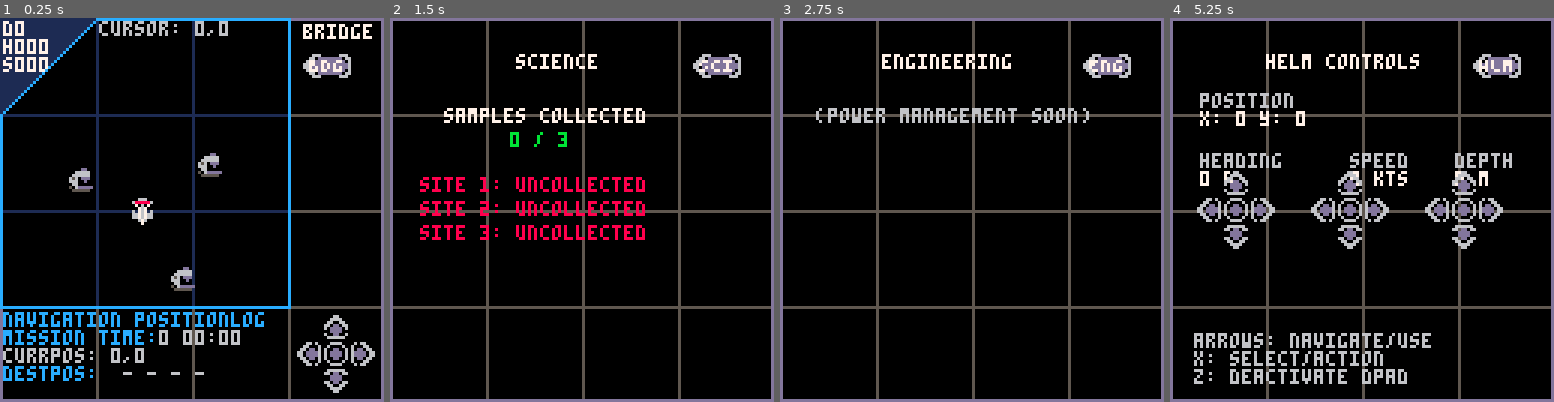
Above: before the commit, frames 1-4 (left to right).
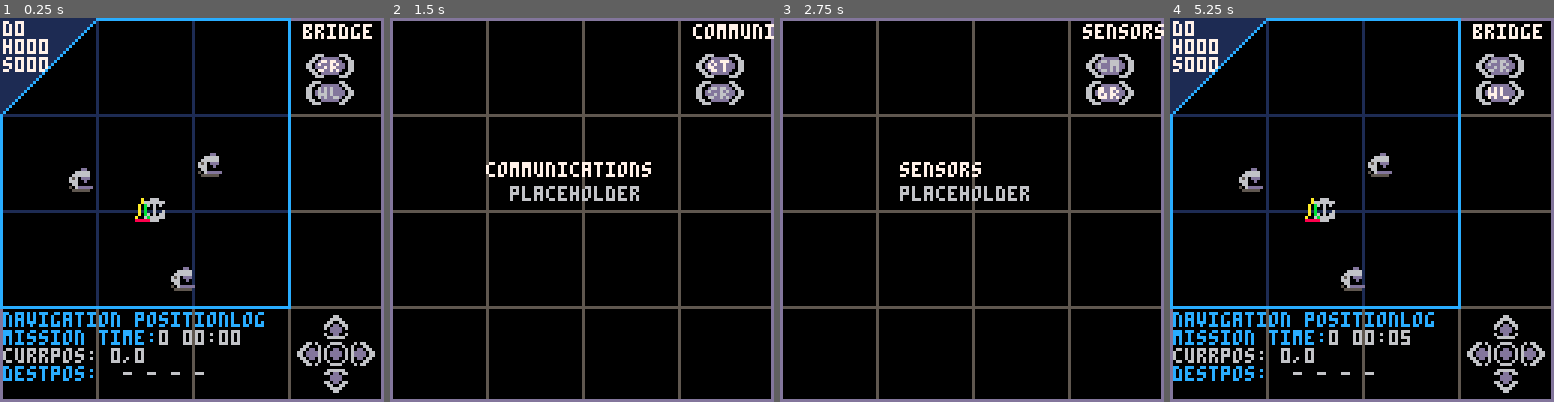
Above: after the commit, the same moments.

Repository: NickWest27/AquaNovaPico
Game: PICO-8 cartridge aquanova.p8
Two runs of this game, one before a commit and one after it. Both use one fixed random seed, a clock stepped at 60 frames per second and the inputs below.
Inputs:
- Up to frame 1 (0.25 s): no input
- Up to frame 2 (1.5 s): tap X (X key) at 0.33, 1.07 s; tap O (Z key) at 0.7 s
- Up to frame 3 (2.75 s): hold Right 1.6-2.1 s; tap O (Z key) at 1.7, 2.1, 2.5 s; tap X (X key) at 1.85 s; hold Up 2.15-2.42 s; hold Right from 2.47 s (still down)
- Up to frame 4 (5.25 s): tap O (Z key) every 0.4 s from 2.9 to 4.9 s; tap X (X key) at 2.97, 4.08, 5.2 s; release Right at 3.03 s; hold Left 3.08-3.58 s; hold Down 3.63-3.97 s; hold Right 4.02-4.68 s; hold Up 4.73-5.03 s; hold Left from 5.08 s (still down)

The runs differ from the first frame. In frame 1, 1.7% of the frame differs, in the area x 25-93%, y 0-54%; in frame 2, 6.6%; in frame 3, 4.2%; in frame 4, 22%, in the area x 0-98%, y 0-98%.

Commit message:
Implement multi-waypoint navigation system with bearing display
- Replace single waypoint with array-based waypoint system
- Add sequential waypoint navigation (auto-advance on arrival)
- Draw dashed yellow route lines connecting waypoints
- Display waypoint markers with numbers on bridge map
- Implement right-side info bar showing bearing/distance for first 3 waypoints
- Fix coordinate system for proper bearing calculations (atan2 with 180° offset)
- Fix waypoint heading bug by negating dy in atan2 calculation
- Update currpos/destpos display to show active waypoint
- Move port location to (100,0) for better ownship visibility
- Redraw submarine as colored triangle (cyan/yellow/red sides)

The bearing calculation required extensive debugging due to PICO-8's
inverted Y-axis and coordinate system quirks. Final formula uses
atan2(-dy, dx) * 360 + 180 to correctly convert world coordinates
to navigational bearings (0°=north, 90°=east, etc.).

Diff:
--- a/aquanova.p8
+++ b/aquanova.p8
@@ -4,14 +4,18 @@
 -- aqua nova pico
 -- submarine strategy game
 
+-- =====================================================================
 -- === game state ===
+-- =====================================================================
 station = "bridge"
-station_index = 1
+station_index = 3
 stations = {
+  "communications",
+  "sensors",
   "bridge",
   "helm",
+  "engineering",
   "science",
-  "engineering",
   "quarters"
 }
 
@@ -83,19 +87,19 @@
 collection_range = 5  -- units within which to collect
 
 -- waypoint system
-waypoint = {
-  x = 0,
-  y = 0,
-  active = false
-}
+-- waypoint 0 = ownship present position (implicit)
+-- waypoint 1, 2, 3... = user-defined waypoints
+waypoints = {}
+active_waypoint_index = 0  -- 0 = no active route, 1+ = navigating to waypoint N
 
 -- cursor for bridge map (screen coordinates)
 cursor = {
   x = 47,  -- start at submarine position
   y = 64
 }
-
+-- =====================================================================
 -- === initialization ===
+-- =====================================================================
 function _init()
   -- resources initialized above
   setup_station_buttons()
@@ -103,20 +107,31 @@
 
 function setup_station_buttons()
   -- setup buttons based on current station
+  local prev_selected = selected_button
   ui_buttons = {}
-  selected_button = 1
   input_mode = "navigate"
 
-  if station == "helm" then
-    setup_helm_buttons()
+  if station == "communications" then
+    setup_comm_buttons()
+  elseif station == "sensors" then
+    setup_sensors_buttons()
   elseif station == "bridge" then
     setup_bridge_buttons()
+  elseif station == "helm" then
+    setup_helm_buttons()
+  elseif station == "engineering" then
+    setup_engineering_buttons()
   elseif station == "science" then
     setup_science_buttons()
-  elseif station == "engineering" then
-    setup_engineering_buttons()
   elseif station == "quarters" then
     setup_quarters_buttons()
+  end
+
+  -- validate and restore selection
+  if prev_selected < 1 or prev_selected > #ui_buttons then
+    selected_button = 1
+  else
+    selected_button = prev_selected
   end
 end
 
@@ -216,131 +231,152 @@
   end
 end
 
--- === button setup functions ===
-function setup_helm_buttons()
+-- === button helper functions ===
+function button(btn_type, x, y, on_press, label_normal, color_normal, label_selected, color_selected)
   add(ui_buttons, {
-    type = "left_big",
-    x = 101, y = 12,
-    label = "HLM",
-    on_press = cycle_station
+    type = btn_type,
+    x = x,
+    y = y,
+    on_press = on_press,
+    label = label_normal,
+    label_normal = label_normal,
+    label_selected = label_selected,
+    color_normal = color_normal,
+    color_selected = color_selected
   })
-
+end
+
+function dpad(x, y, callbacks)
   add(ui_buttons, {
     type = "dpad",
-    x = 18, y = 60,
+    x = x,
+    y = y,
+    label = callbacks.label or "",
+    on_left = callbacks.left,
+    on_right = callbacks.right,
+    on_up = callbacks.up,
+    on_down = callbacks.down,
+    on_action = callbacks.action
+  })
+end
+
+-- === button setup functions ===
+function setup_comm_buttons()
+  button("left_big", 102, 12, cycle_station_backward, "QT")
+  button("right_big", 102, 21, cycle_station_forward, "SR")
+  -- placeholder for future comm buttons
+end
+
+function setup_sensors_buttons()
+  button("left_big", 102, 12, cycle_station_backward, "CM")
+  button("right_big", 102, 21, cycle_station_forward, "BR")
+  -- placeholder for future sensor buttons
+end
+
+function setup_bridge_buttons()
+  button("left_big", 102, 12, cycle_station_backward, "SR") -- station left
+  button("right_big", 102, 21, cycle_station_forward, "HL") -- station right
+
+  dpad(108, 108, {
+    label = "cursor",
+    left = function()
+      cursor.x -= 5
+      if cursor.x < 0 then cursor.x = 0 end
+    end,
+    right = function()
+      cursor.x += 5
+      if cursor.x > 96 then cursor.x = 96 end
+    end,
+    up = function()
+      cursor.y -= 5
+      if cursor.y < 0 then cursor.y = 0 end
+    end,
+    down = function()
+      cursor.y += 5
+      if cursor.y > 96 then cursor.y = 96 end
+    end,
+    action = function()
+      -- convert screen cursor to world waypoint and add to route
+      local world_x, world_y = screen_to_world(cursor.x, cursor.y)
+      add(waypoints, {x=world_x, y=world_y})
+
+      -- activate navigation if this is first waypoint
+      if active_waypoint_index == 0 then
+        active_waypoint_index = 1
+      end
+    end
+  })
+end
+
+function setup_helm_buttons()
+  button("left_big", 102, 12, cycle_station_backward, "BR")
+  button("right_big", 102, 21, cycle_station_forward, "EN")
+
+  dpad(18, 60, {
     label = "heading",
-    sprite = 0, -- sprite index for dpad
-    on_left = function()
+    left = function()
       sub.heading -= 15
       if sub.heading < 0 then sub.heading += 360 end
     end,
-    on_right = function()
+    right = function()
       sub.heading += 15
       if sub.heading >= 360 then sub.heading -= 360 end
     end
   })
 
-  add(ui_buttons, {
-    type = "dpad",
-    x = 56, y = 60,
+  dpad(56, 60, {
     label = "speed",
-    sprite = 0,
-    on_up = function()
+    up = function()
       sub.speed += 10
       if sub.speed > 160 then sub.speed = 160 end
     end,
-    on_down = function()
+    down = function()
       sub.speed -= 10
       if sub.speed < 0 then sub.speed = 0 end
     end
   })
 
-  add(ui_buttons, {
-    type = "dpad",
-    x = 94, y = 60,
+  dpad(94, 60, {
     label = "depth",
-    sprite = 0,
-    on_up = function()
+    up = function()
       sub.depth -= 50
       if sub.depth < 0 then sub.depth = 0 end
     end,
-    on_down = function()
+    down = function()
       sub.depth += 50
       if sub.depth > 1200 then sub.depth = 1200 end
     end
   })
 end
 
-function setup_bridge_buttons()
-  add(ui_buttons, {
-    type = "left_big",
-    x = 101, y = 12,
-    label = "BDG",
-    on_press = cycle_station
-  })
-
-  add(ui_buttons, {
-    type = "dpad",
-    x = 108, y = 108, -- position of dpad on screen
-    label = "cursor",
-    sprite = 0,
-    on_left = function()
-      cursor.x -= 5
-      if cursor.x < 0 then cursor.x = 0 end
-    end,
-    on_right = function()
-      cursor.x += 5
-      if cursor.x > 96 then cursor.x = 96 end
-    end,
-    on_up = function()
-      cursor.y -= 5
-      if cursor.y < 0 then cursor.y = 0 end
-    end,
-    on_down = function()
-      cursor.y += 5
-      if cursor.y > 96 then cursor.y = 96 end
-    end,
-    on_action = function()
-      -- convert screen cursor to world waypoint
-      local world_x, world_y = screen_to_world(cursor.x, cursor.y)
-      waypoint.x = world_x
-      waypoint.y = world_y
-      waypoint.active = true
-    end
-  })
+function setup_engineering_buttons()
+  button("left_big", 102, 12, cycle_station_backward, "HL")
+  button("right_big", 102, 21, cycle_station_forward, "SC")
 end
 
 function setup_science_buttons()
-  add(ui_buttons, {
-    type = "left_big",
-    x = 101, y = 12,
-    label = "SCI",
-    on_press = cycle_station
-  })
-end
-
-function setup_engineering_buttons()
-  add(ui_buttons, {
-    type = "left_big",
-    x = 101, y = 12,
-    label = "ENG",
-    on_press = cycle_station
-  })
+  button("left_big", 102, 12, cycle_station_backward, "EN")
+  button("right_big", 102, 21, cycle_station_forward, "QT")
 end
 
 function setup_quarters_buttons()
-  add(ui_buttons, {
-    type = "left_big",
-    x = 101, y = 12,
-    label = "QTR",
-    on_press = cycle_station
-  })
-end
-
-function cycle_station()
+  button("left_big", 102, 12, cycle_station_backward, "SC")
+  button("right_big", 102, 21, cycle_station_forward, "CM")
+end
+
+function cycle_station_forward()
   station_index += 1
   if station_index > #stations then
     station_index = 1
+  end
+  station = stations[station_index]
+  setup_station_buttons()
+end
+
+function cycle_station_backward()
+  station_index -= 1
+  if station_index < 1 then
+    station_index = #stations
   end
   station = stations[station_index]
   setup_station_buttons()
@@ -374,21 +410,27 @@
 
 function update_movement()
   -- auto-navigate to waypoint if active
-  if waypoint.active then
-    local dx = waypoint.x - sub.x
-    local dy = waypoint.y - sub.y
+  if active_waypoint_index > 0 and active_waypoint_index <= #waypoints then
+    local target_wpt = waypoints[active_waypoint_index]
+    local dx = target_wpt.x - sub.x
+    local dy = target_wpt.y - sub.y
     local dist = sqrt(dx * dx + dy * dy)
 
     -- check if arrived
     if dist < 10 then
-      waypoint.active = false
-      sub.speed = 0  -- stop when arriving at waypoint
+      -- advance to next waypoint
+      active_waypoint_index += 1
+      if active_waypoint_index > #waypoints then
+        -- reached final waypoint, stop
+        active_waypoint_index = 0
+        sub.speed = 0
+      end
     else
       -- calculate desired heading to waypoint
       -- movement: angle = (heading-90)/360, dx=cos(angle), dy=sin(angle)
-      -- reverse: heading = atan2(dy,dx)*360 + 90
-      -- but atan2 seems inverted, try subtracting instead
-      local desired_angle = atan2(dy, dx)
+      -- reverse: heading = atan2(-dy,dx)*360 + 90
+      -- negate dy because world Y+ = south
+      local desired_angle = atan2(-dy, dx)
       local desired_heading = desired_angle * 360 - 90
       if desired_heading >= 360 then desired_heading -= 360 end
       if desired_heading < 0 then desired_heading += 360 end
@@ -426,7 +468,7 @@
   local speed_scale = sub.speed / 30
 
   local dx = cos(angle) * speed_scale
-  local dy = sin(angle) * speed_scale  -- positive because world Y+ = north (lat increases upward)
+  local dy = sin(angle) * speed_scale  -- positive sin; world Y+ = north
 
   -- update submarine position
   sub.x += dx
@@ -570,6 +612,40 @@
   return world_x, world_y
 end
 
+function calculate_bearing(x1, y1, x2, y2)
+  -- calculate bearing from point 1 to point 2
+  local dx = x2 - x1
+  local dy = y2 - y1
+  local angle = atan2(-dy, dx)
+  local bearing = angle * 360 + 180  -- add 180 to correct the offset
+
+  -- normalize to 0-360
+  while bearing < 0 do bearing += 360 end
+  while bearing >= 360 do bearing -= 360 end
+
+  return bearing
+end
+
+function draw_waypoint_info()
+  -- display first 3 waypoints with bearing and distance on right side
+  local y = 33
+  local prev_x, prev_y = sub.x, sub.y
+
+  for i=1,min(3, #waypoints) do
+    local wpt = waypoints[i]
+    local dx = wpt.x - prev_x
+    local dy = wpt.y - prev_y
+    local dist = flr(sqrt(dx * dx + dy * dy))
+    local brg = flr(calculate_bearing(prev_x, prev_y, wpt.x, wpt.y))
+
+    print("wpt " .. i, 102, y, 12)
+    print(pad_zeros(brg, 3) .. "/" .. dist, 102, y+7, 7)
+
+    prev_x, prev_y = wpt.x, wpt.y
+    y += 14
+  end
+end
+
 function draw_corner_mask()
   -- fill triangular corner mask
   -- covers area above diagonal from (0,32) to (32,0)
@@ -578,10 +654,32 @@
   end
 end
 
+function draw_dashed_line(x1, y1, x2, y2, color)
+  -- draw a dashed line from (x1,y1) to (x2,y2)
+  local dx = x2 - x1
+  local dy = y2 - y1
+  local dist = sqrt(dx * dx + dy * dy)
+  local steps = dist / 2  -- dash every 2 pixels
+
+  for i=0,steps do
+    if i % 2 == 0 then  -- draw every other segment
+      local t1 = i / steps
+      local t2 = min((i + 1) / steps, 1)
+      local sx1 = x1 + dx * t1
+      local sy1 = y1 + dy * t1
+      local sx2 = x1 + dx * t2
+      local sy2 = y1 + dy * t2
+      line(sx1, sy1, sx2, sy2, color)
+    end
+  end
+end
+
 function draw_rotated_sub(x, y, heading)
   -- draw submarine triangle pointing in direction of heading
   -- heading: 0=north, 90=east, 180=south, 270=west
+  -- pico-8 screen: Y increases downward, so north is UP (negative Y)
   -- convert heading to pico-8 angle (0.0-1.0)
+  -- subtract 90 to convert from north=0 to east=0, then flip Y by negating sin
   local angle = (heading - 90) / 360
 
   -- define triangle points relative to center
@@ -591,36 +689,43 @@
   local base_width = 2
 
   -- calculate nose point (forward)
+  -- negate sin to flip Y axis so north=up on screen
   local nose_x = x + cos(angle) * nose_dist
-  local nose_y = y + sin(angle) * nose_dist
+  local nose_y = y - sin(angle) * nose_dist
 
   -- calculate base points (stern, perpendicular to heading)
   local perp_angle = angle + 0.25  -- perpendicular angle
-  local base1_x = x - cos(angle) * base_dist + cos(perp_angle) * base_width
-  local base1_y = y - sin(angle) * base_dist + sin(perp_angle) * base_width
-  local base2_x = x - cos(angle) * base_dist - cos(perp_angle) * base_width
-  local base2_y = y - sin(angle) * base_dist - sin(perp_angle) * base_width
-
-  -- draw triangle
-  line(nose_x, nose_y, base1_x, base1_y, 7)
-  line(nose_x, nose_y, base2_x, base2_y, 7)
-  line(base1_x, base1_y, base2_x, base2_y, 8)
-end
-
+  local left_x = x - cos(angle) * base_dist + cos(perp_angle) * base_width
+  local left_y = y - (- sin(angle) * base_dist + sin(perp_angle) * base_width)
+  local right_x = x - cos(angle) * base_dist - cos(perp_angle) * base_width
+  local right_y = y - (- sin(angle) * base_dist - sin(perp_angle) * base_width)
+
+  -- draw triangle: left side, right side, base
+  line(nose_x, nose_y, left_x, left_y, 11)   -- left side (cyan)
+  line(nose_x, nose_y, right_x, right_y, 10) -- right side (yellow)
+  line(left_x, left_y, right_x, right_y, 8)  -- base (red)
+end
+
+-- =====================================================================
 -- === draw loop (30fps) ===
+-- =====================================================================
 function _draw()
   cls()
   draw_dev_grid()
 
   -- draw current station
-  if station == "bridge" then
+  if station == "communications" then
+    draw_communications()
+  elseif station == "sensors" then
+    draw_sensors()
+  elseif station == "bridge" then
     draw_bridge()
   elseif station == "helm" then
     draw_helm()
+  elseif station == "engineering" then
+    draw_engineering()
   elseif station == "science" then
     draw_science()
-  elseif station == "engineering" then
-    draw_engineering()
   elseif station == "quarters" then
     draw_quarters()
   end
@@ -638,10 +743,27 @@
 end
 
 -- === station screens ===
+function draw_communications()
+  -- placeholder for communications station
+  print(station, 101, 2, 7)
+  print("communications", 32, 48, 7)
+  print("placeholder", 40, 56, 6)
+  draw_ui_buttons()
+end
+
+function draw_sensors()
+  -- placeholder for sensors station
+  print(station, 101, 2, 7)
+  print("sensors", 40, 48, 7)
+  print("placeholder", 40, 56, 6)
+  draw_ui_buttons()
+end
+
 function draw_bridge()
 
   -- right side info bar
   print(station, 101, 2, 7) -- station title
+  draw_waypoint_info()
 
   -- bottom info bar
   print("navigation positionlog", 1, 98, 12) -- info bar title
@@ -649,9 +771,10 @@
   print(current_day .. " " .. pad_zeros(current_hour, 2) .. ":" .. pad_zeros(current_minute, 2), 53, 104, 6) -- mission time label
   print("currpos: " .. flr(sub.x) .. "," .. flr(sub.y), 1, 110, 6) -- current position label
   print("destpos: ", 1, 116, 12)
-  if waypoint.active then
-    print(flr(waypoint.x) .. "," .. flr(waypoint.y), 37, 116, 6) -- destination position label
-    else
+  if active_waypoint_index > 0 and active_waypoint_index <= #waypoints then
+    local dest = waypoints[active_waypoint_index]
+    print(flr(dest.x) .. "," .. flr(dest.y), 37, 116, 6) -- destination position label
+  else
     print(" - - - -", 37, 116, 6)
   end
 
@@ -665,8 +788,8 @@
   line(0, 64, 96, 64, 1)
   line(0, 96, 96, 96, 1)
 
-  -- draw port at (0,0)
-  local port_x, port_y = world_to_screen(0, 0)
+  -- draw port at (100,0) - moved right to see ownship better
+  local port_x, port_y = world_to_screen(100, 0)
   spr(33, port_x-4, port_y-4) -- subtract 4 to center
 
 
@@ -678,29 +801,48 @@
     end
   end
 
-  -- draw waypoint if active
-  if waypoint.active then
-    local wx, wy = world_to_screen(waypoint.x, waypoint.y)
-    circfill(wx, wy, 3, 11)
-    print("w", wx-1, wy-1, 0)
+  -- draw waypoint route lines and markers
+  if #waypoints > 0 then
+    -- draw dashed line from ownship to first waypoint
+    local wx1, wy1 = world_to_screen(waypoints[1].x, waypoints[1].y)
+    draw_dashed_line(47, 64, wx1, wy1, 10)  -- yellow dashed line
+
+    -- draw lines between waypoints
+    for i=1,#waypoints-1 do
+      local wx1, wy1 = world_to_screen(waypoints[i].x, waypoints[i].y)
+      local wx2, wy2 = world_to_screen(waypoints[i+1].x, waypoints[i+1].y)
+      draw_dashed_line(wx1, wy1, wx2, wy2, 9)
+    end
+
+    -- draw waypoint markers
+    for i=1,#waypoints do
+      local wx, wy = world_to_screen(waypoints[i].x, waypoints[i].y)
+      -- highlight active waypoint
+      local color = (i == active_waypoint_index) and 11 or 10
+      circ(wx, wy, 2, color)
+      print(i, wx-1, wy-2, color)
+    end
   end
 
   -- draw cursor (only when cursor dpad is active)
-  if input_mode == "dpad_active" and selected_button == 2 then
-    local cx, cy = cursor.x, cursor.y
-    rect(cx-3, cy-3, cx+3, cy+3, 7)
-    line(cx-5, cy, cx-3, cy, 7) -- left
-    line(cx+3, cy, cx+5, cy, 7) -- right
-    line(cx, cy-5, cx, cy-3, 7) -- up
-    line(cx, cy+3, cx, cy+5, 7) -- down
+  if input_mode == "dpad_active" then
+    local btn = ui_buttons[selected_button]
+    if btn and btn.label == "cursor" then
+      local cx, cy = cursor.x, cursor.y
+      rect(cx-3, cy-3, cx+3, cy+3, 7)
+      line(cx-5, cy, cx-3, cy, 7) -- left
+      line(cx+3, cy, cx+5, cy, 7) -- right
+      line(cx, cy-5, cx, cy-3, 7) -- up
+      line(cx, cy+3, cx, cy+5, 7) -- down
+
+      -- cursor position info (show world coordinates)
+      local cursor_world_x, cursor_world_y = screen_to_world(cursor.x, cursor.y)
+      print(flr(cursor_world_x) .. ", " .. flr(cursor_world_y), 33, 1, 6)
+    end
   end
 
   -- draw submarine (fixed at screen position)
   draw_rotated_sub(47, 64, sub.heading)
-
-  -- cursor position info (show world coordinates)
-  local cursor_world_x, cursor_world_y = screen_to_world(cursor.x, cursor.y)
-  print("cursor: " .. flr(cursor_world_x) .. "," .. flr(cursor_world_y), 33, 1, 6)
 
   -- draw corner mask
   draw_corner_mask()
@@ -720,8 +862,8 @@
   -- draw d-pad control on right side
   draw_ui_buttons()
 
-  if waypoint.active then
-    print("navigating...", 2, 90, 11)
+  if active_waypoint_index > 0 then
+    print("navigating...", 33, 1, 11)
   end
 end
 
@@ -856,14 +998,14 @@
 0070070000dddd00077007700770dd0770dd0770700dd00700dddd00066006600660dd0660dd0660600dd00600cccc00077007700770cc0770cc0770700cc007
 00000000700dd00700777700007700077000770007000070600dd00600666600006600066000660006000060700cc00700777700007700077000770007000070
 00000000077777700007700000077070070770000077770006666660000660000006606006066000006666000777777000077000000770700707700000777700
-00000000000777000000777007770000000770000006660000006660066600000006600000000000000000000000000000000000000000000000000000000000
-0000000000770dddddddd077770dddddddd0770000660dddddddd066660dddddddd0660000000000000000000000000000000000000000000000000000000000
-000000000770dddddddddd0770dddddddddd07700660dddddddddd0660dddddddddd066000000000000000000000000000000000000000000000000000000000
-00000000770dddddddddddd77dddddddddddd077660dddddddddddd66dddddddddddd06600000000000000000000000000000000000000000000000000000000
-00000000770dddddddddddd77dddddddddddd077660dddddddddddd66dddddddddddd06600000000000000000000000000000000000000000000000000000000
-000000000770dddddddddd0770dddddddddd07700660dddddddddd0660dddddddddd066000000000000000000000000000000000000000000000000000000000
-0000000000770dddddddd077770dddddddd0770000660dddddddd066660dddddddd0660000000000000000000000000000000000000000000000000000000000
-00000000000777000000777007770000000770000006660000006660066600000006600000000000000000000000000000000000000000000000000000000000
+00000000000777000007770000777000000770000006660000066600006660000006600000000000000000000000000000000000000000000000000000000000
+0000000000770dddddd0077007700dddddd0770000660dddddd0066006600dddddd0660000000000000000000000000000000000000000000000000000000000
+000000000770dddddddd00777700dddddddd07700660dddddddd00666600dddddddd066000000000000000000000000000000000000000000000000000000000
+00000000770dddddddddd077770dddddddddd077660dddddddddd066660dddddddddd06600000000000000000000000000000000000000000000000000000000
+00000000770dddddddddd077770dddddddddd077660dddddddddd066660dddddddddd06600000000000000000000000000000000000000000000000000000000
+000000000770dddddddd00777700dddddddd07700660dddddddd00666600dddddddd066000000000000000000000000000000000000000000000000000000000
+0000000000770dddddd0077007700dddddd0770000660dddddd0066006600dddddd0660000000000000000000000000000000000000000000000000000000000
+00000000000777000007770000777000000770000006660000066600006660000006600000000000000000000000000000000000000000000000000000000000
 0000000000066600000000000000dd000000b0000000000000000000000000000000000000000000000000000000000000000000000000000000000000000000
 000000000666666600000000006666600000b0b00000000000000000000000000000000000000000000000000000000000000000000000000000000000000000
 0000000000606060000000000666666000b300b00000000000000000000000000000000000000000000000000000000000000000000000000000000000000000
